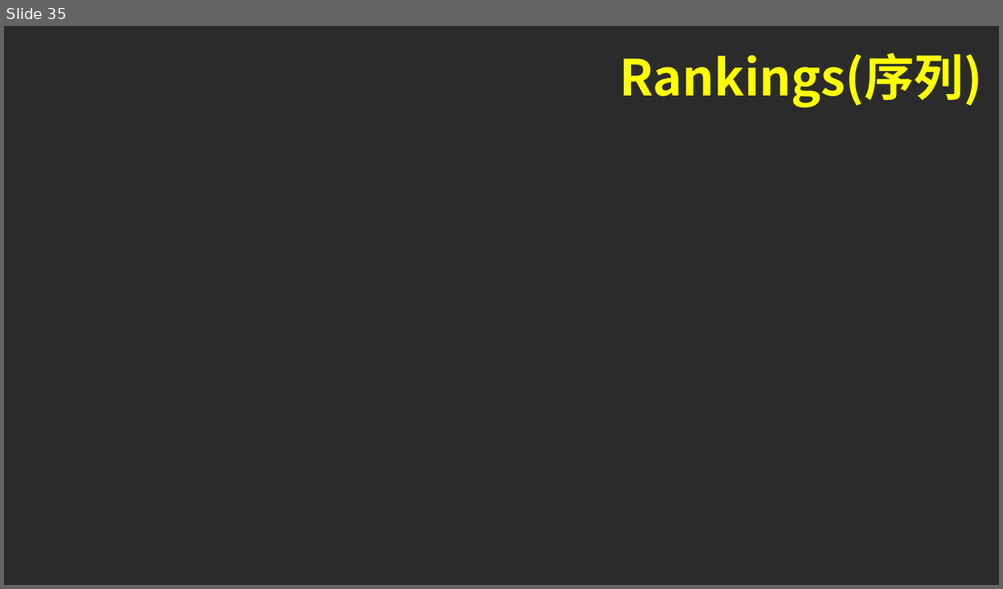
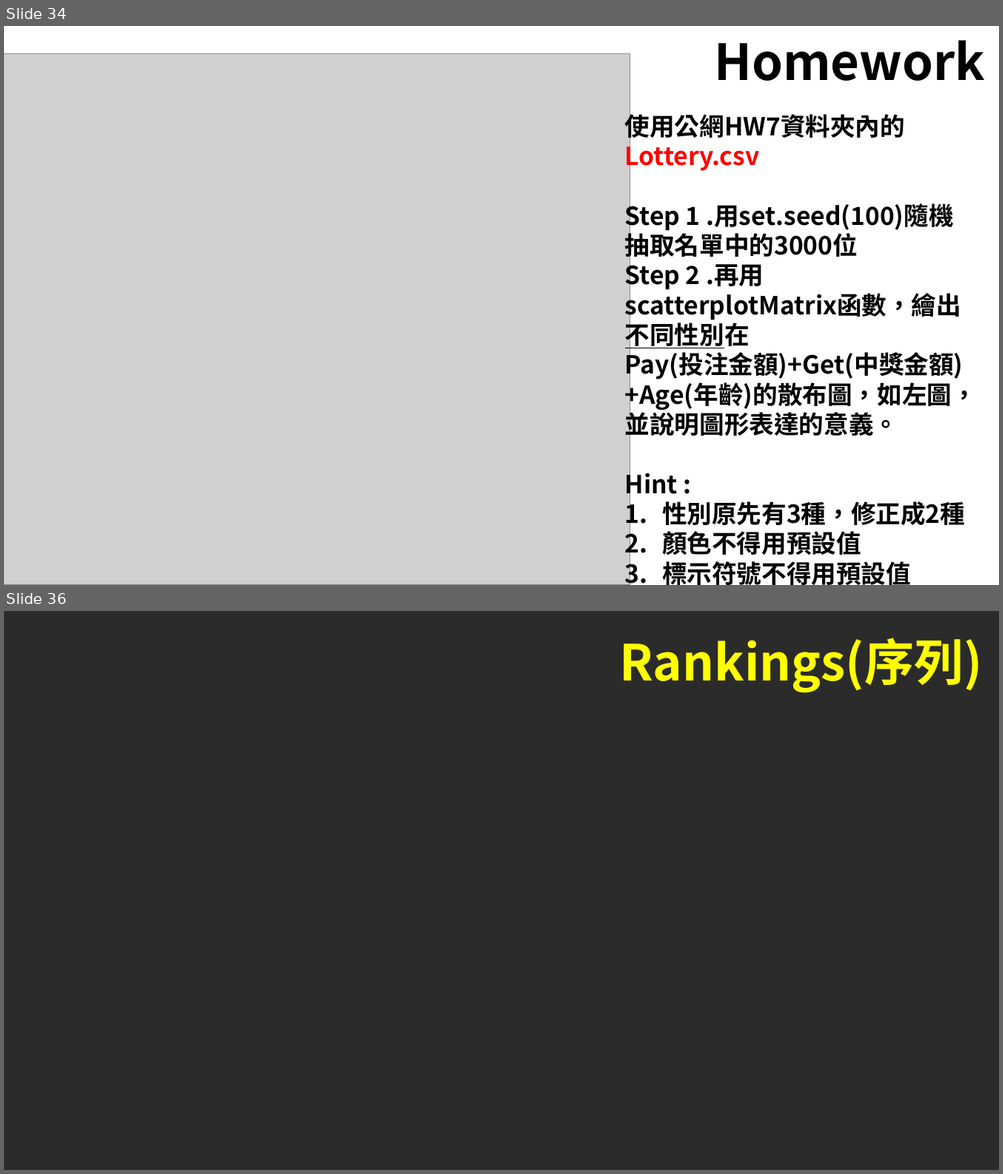
Before and after one commit to TstarCS/RBasic, a slide deck: Lesson7/R_ggplot.pptx. Shown one above the other, each under a label of ours: slide 35 before the commit, slides 34 and 36 after it; the slides between them are not shown. The pictures are 1003x589 and 1003x1174 pixels, drawn with LibreOffice and Linux fonts; fonts in the diff are those of the drawing; grey boxes stand for pictures; background and template pictures are left out; a plain dark background stands for a picture behind light text. Boxes give left, top, right and bottom in pixels: in the first picture for what was removed or moved away, otherwise in the second. Text is boxed around its words. In the diff, an @@ line names an element or a change of style, - is before the commit and + after.

```diff
--- a/Lesson7/R_ggplot.pptx
+++ b/Lesson7/R_ggplot.pptx
@@ slide 34 added at box(4, 26, 999, 585), background #FFFFFF @@
@@ title added at box(714, 40, 984, 81), 48 pt, text #000000, bold @@
+Homework
@@ picture added at box(4, 54, 630, 585) @@
@@ text added at box(625, 110, 976, 585), 24 pt, text #000000, bold @@
+使用公網HW7資料夾內的
+Lottery.csv
+Step 1 .用set.seed(100)隨機抽取名單中的3000位
+Step 2 .再用scatterplotMatrix函數，繪出不同性別在
+Pay(投注金額)+Get(中獎金額)+Age(年齡)的散布圖，如左圖，並說明圖形表達的意義。
+Hint :
+1. 性別原先有3種，修正成2種
+2. 顏色不得用預設值
+3. 標示符號不得用預設值
@@ what was slide 35 is now slide 36 @@
```
Also in this commit, not shown: 3 slides changed, 1 other slide added, 1 slide removed.
